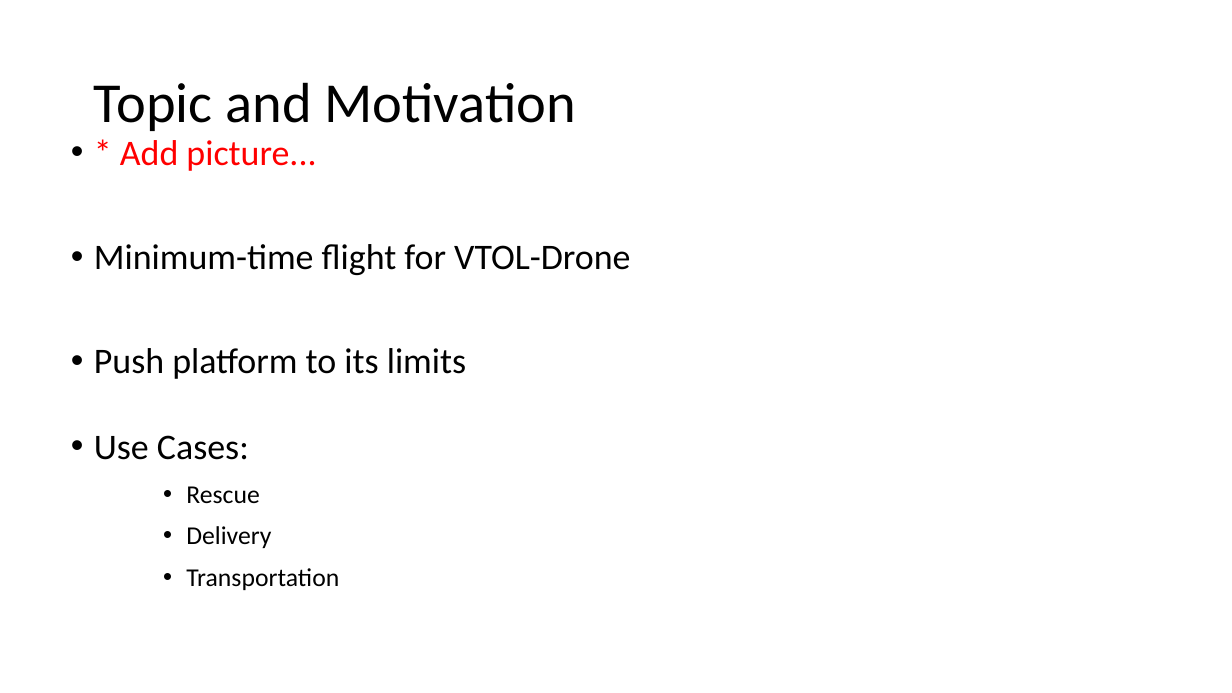
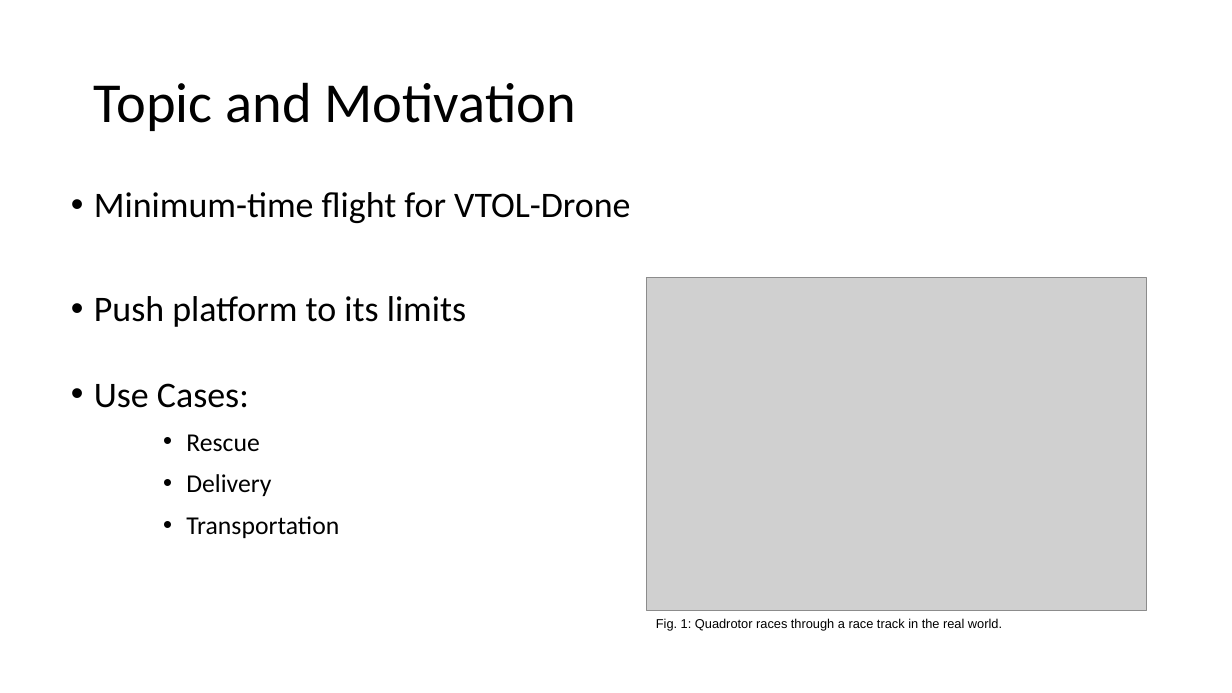
Before and after one commit to LarissaRickler/adlr-reports, a slide deck: slide 3 of Presentation/milestone-presentation.odp. Drawn at 1232x693 pixels with LibreOffice and Linux fonts; fonts in the diff are those of the drawing; grey boxes stand for pictures. Boxes give left, top, right and bottom in pixels: in the first picture for what was removed or moved away, otherwise in the second. Text is boxed around its words. In the diff, an @@ line names an element or a change of style, - is before the commit and + after.

```diff
--- a/Presentation/milestone-presentation.odp
+++ b/Presentation/milestone-presentation.odp
@@ text at [120, 140, 316, 171]: paragraph removed @@
-• * Add picture...
@@ picture added at [647, 277, 1147, 611] @@
@@ text added at [656, 618, 1002, 630], 10 pt, text #000000 @@
+Fig. 1: Quadrotor races through a race track in the real world.
```
Also in this commit, not shown: 10 other slides changed, 5 slides added, 1 slide removed, 15 other files.
